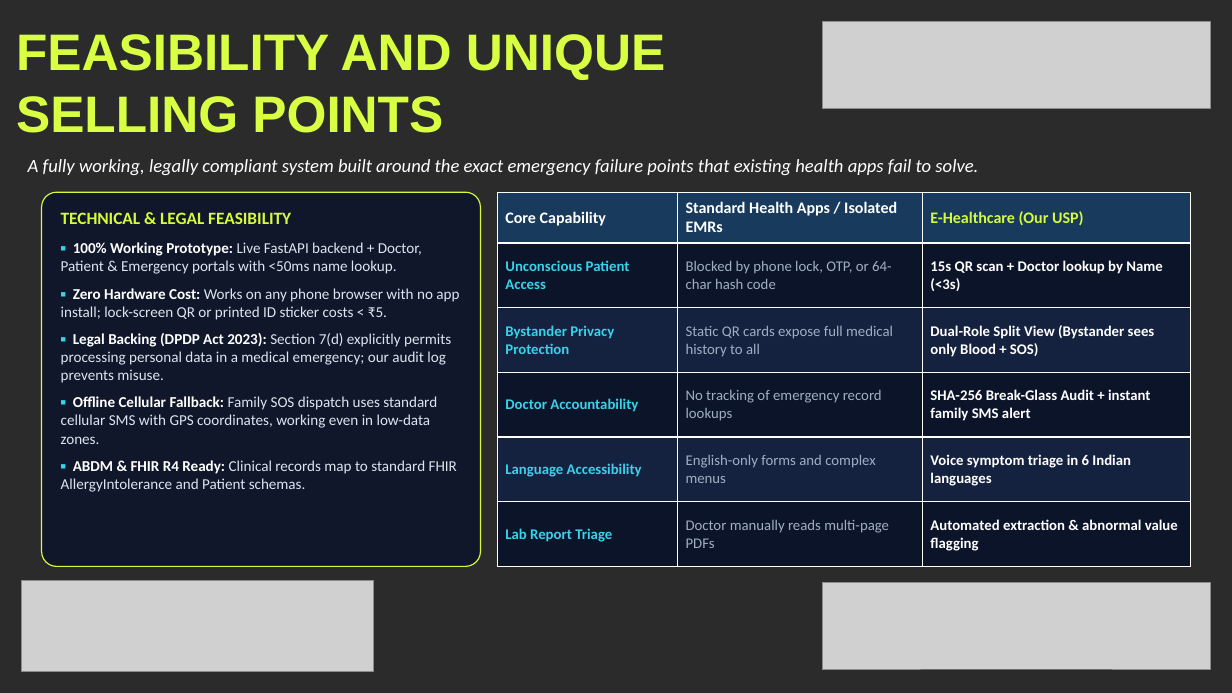
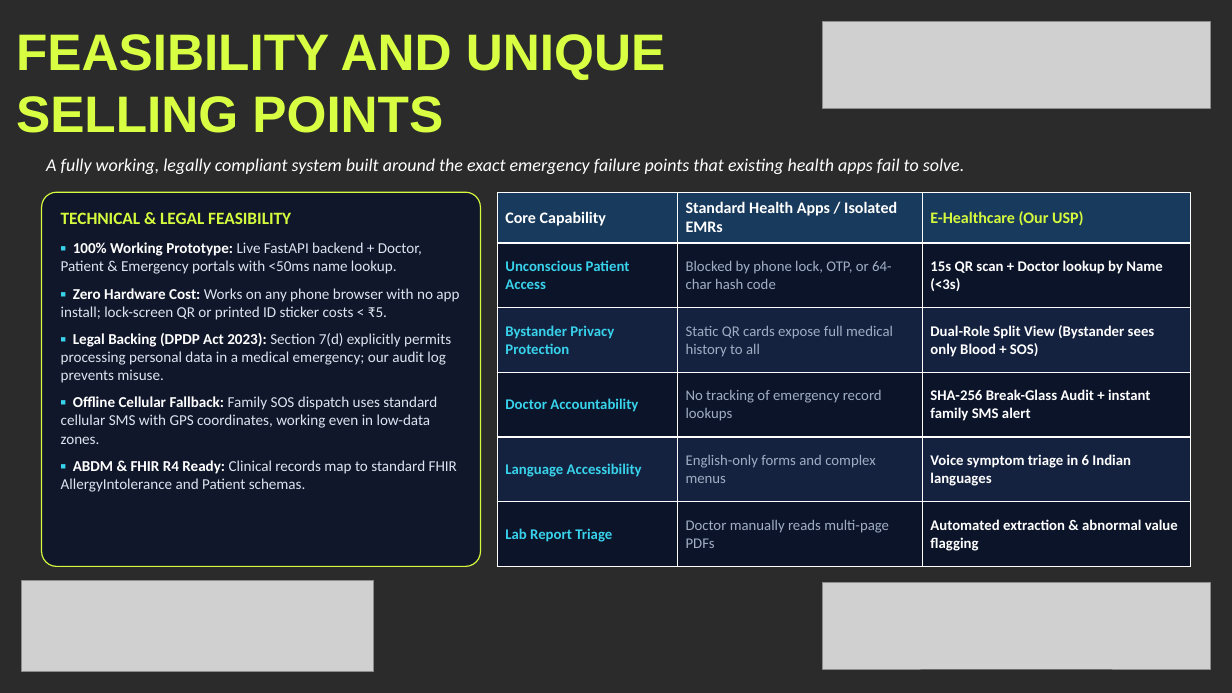
Before and after one commit to yogeshwaran2344/e-healthcare, a slide deck: slide 5 of Khacks_4.0_Proxy_Submission.pptx. Drawn at 1232x693 pixels with LibreOffice and Linux fonts; fonts in the diff are those of the drawing; grey boxes stand for pictures; background and template pictures are left out; a plain dark background stands for a picture behind light text. Boxes give left, top, right and bottom in pixels: in the first picture for what was removed or moved away, otherwise in the second. Text is boxed around its words. In the diff, an @@ line names an element or a change of style, - is before the commit and + after.

```diff
--- a/Khacks_4.0_Proxy_Submission.pptx
+++ b/Khacks_4.0_Proxy_Submission.pptx
@@ text "A fully working, legally compliant ...": place and size @@
-text "A fully working, legally compliant ..." at [28,159,978,175]
+text "A fully working, legally compliant ..." at [46,158,964,174]
@@ text "A fully working, legally compliant ..." at [46,158,964,174]: size 14.5 to 14 pt @@
```
Also in this commit, not shown: 5 other slides changed, 1 other file.
